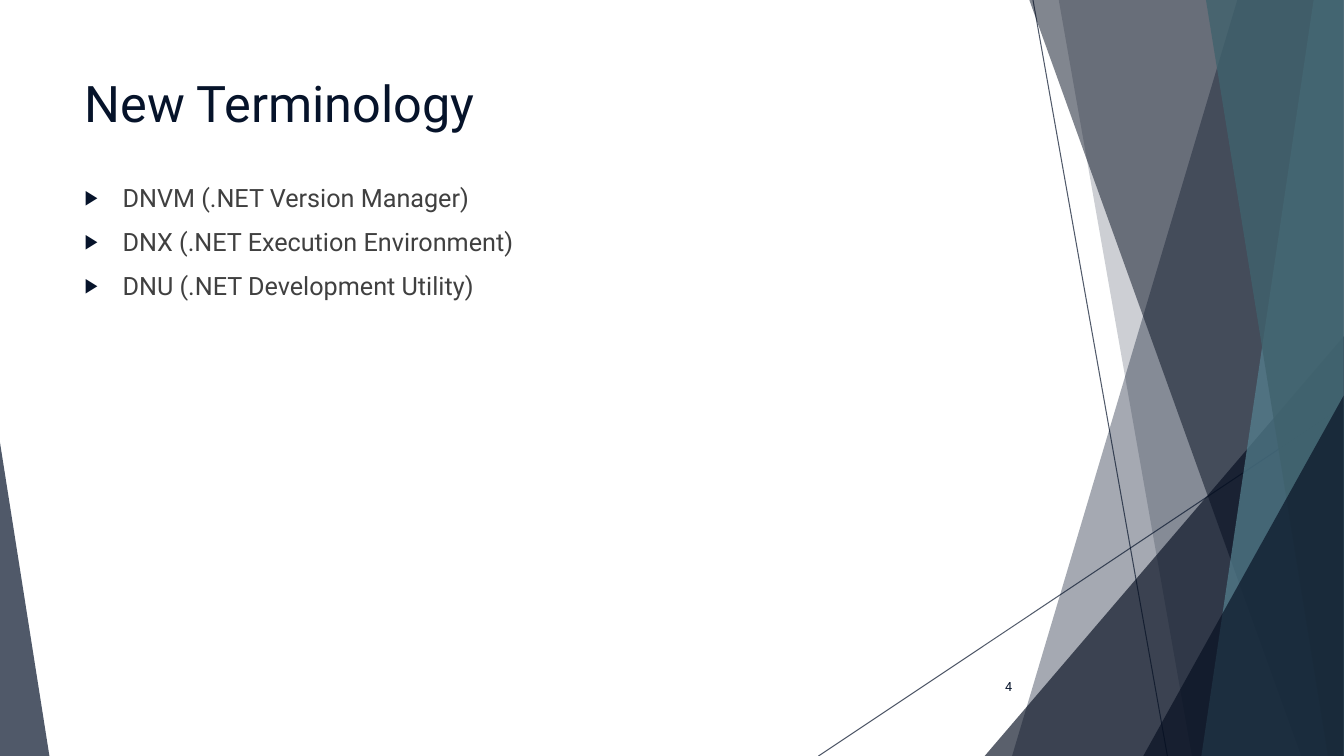
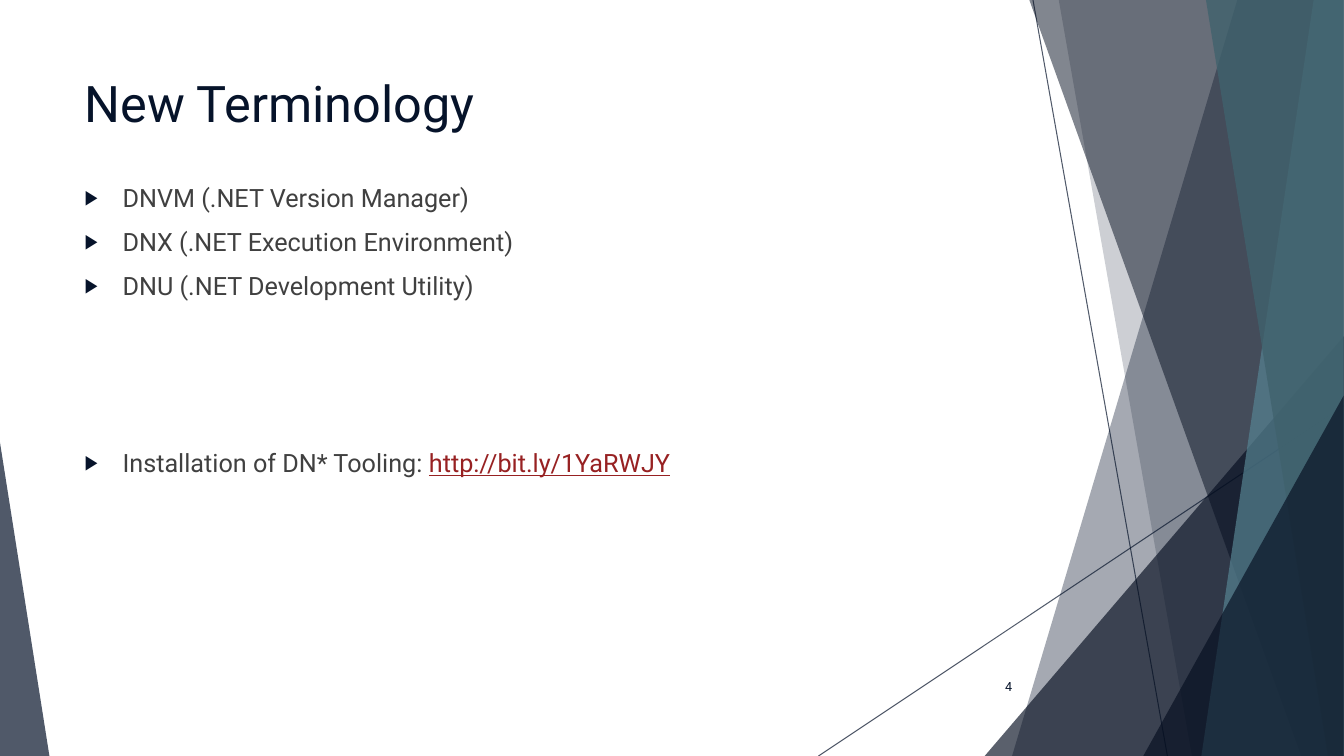
Before and after one commit to scottaddie/slide-decks, a slide deck: slide 4 of Getting Started with ASP.NET 5 in VS Code.pptx. Drawn at 1344x756 pixels with LibreOffice and Linux fonts; fonts in the diff are those of the drawing. Boxes give left, top, right and bottom in pixels: in the first picture for what was removed or moved away, otherwise in the second. Text is boxed around its words. In the diff, an @@ line names an element or a change of style, - is before the commit and + after.

Commit message:
Added link for DN* tooling installation

```diff
--- a/Getting Started with ASP.NET 5 in VS Code.pptx
+++ b/Getting Started with ASP.NET 5 in VS Code.pptx
@@ text at <box>123,453,670,478</box>: paragraph added @@
+▶ Installation of DN* Tooling: http://bit.ly/1YaRWJY
```
Also in this commit, not shown: 2 other slides changed.
